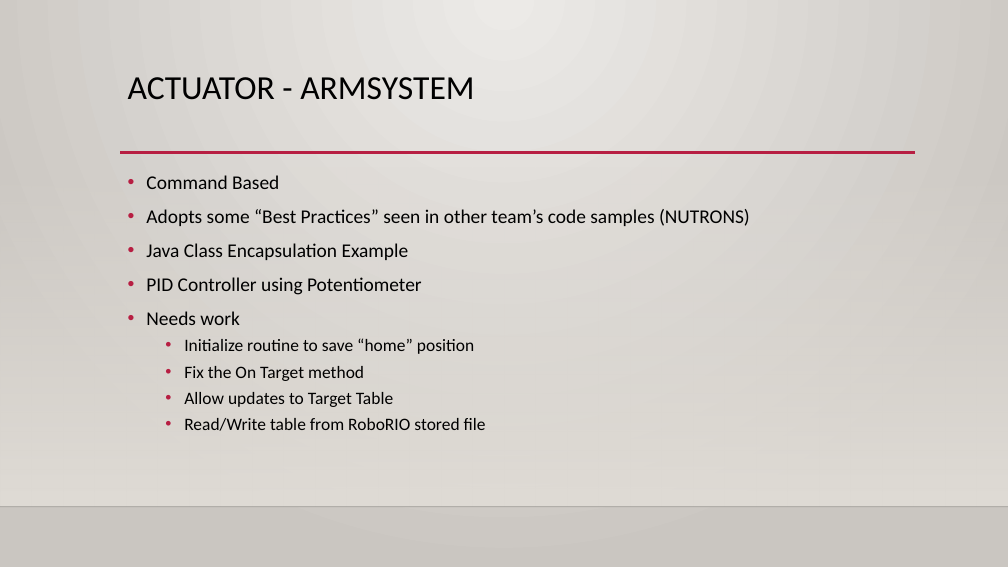
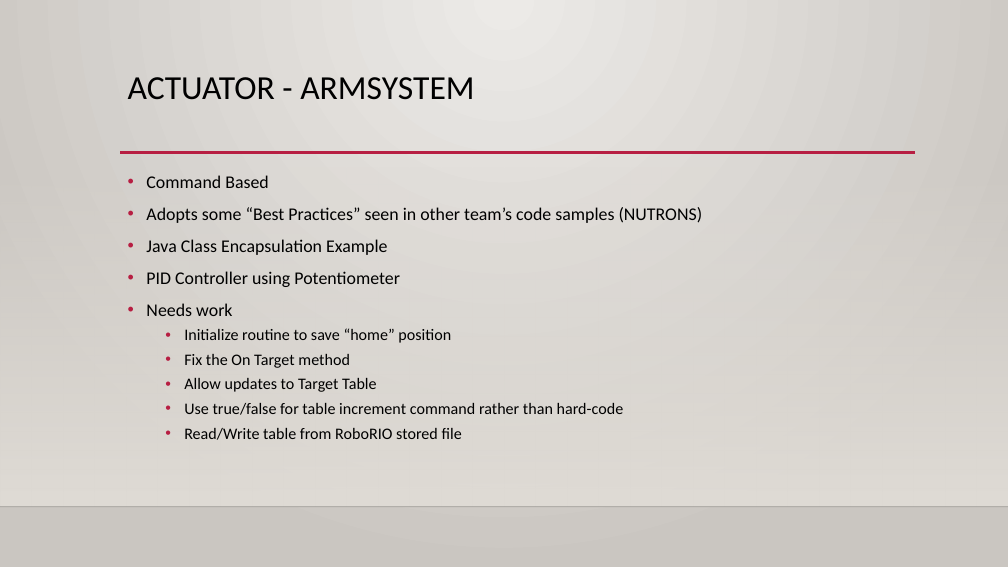
Before and after one commit to 4662FRCRobotics/Training, a slide deck: slide 6 of FRC 4662 Programming Intro.pptx. Drawn at 1008x567 pixels with LibreOffice and Linux fonts; fonts in the diff are those of the drawing; background and template pictures are left out. Boxes give left, top, right and bottom in pixels: in the first picture for what was removed or moved away, otherwise in the second. Text is boxed around its words. In the diff, an @@ line names an element or a change of style, - is before the commit and + after.

```diff
--- a/FRC 4662 Programming Intro.pptx
+++ b/FRC 4662 Programming Intro.pptx
@@ text at box(146, 175, 703, 440): size 18.5 to 17 pt in "Command Based", "Adopts some “Best Practices” seen in other ...", "Java Class Encapsulation Example", "PID Controller using Potentiometer" and 1 more places; size 16.6 to 15.3 pt in "Initialize routine to save “home” position", "Fix the On Target method", "Allow updates to Target Table", "Read/Write table from RoboRIO stored file" @@
@@ text at box(184, 403, 624, 415): paragraph added @@
+  • Use true/false for table increment command rather than hard-code
```
Also in this commit, not shown: 1 other file.
